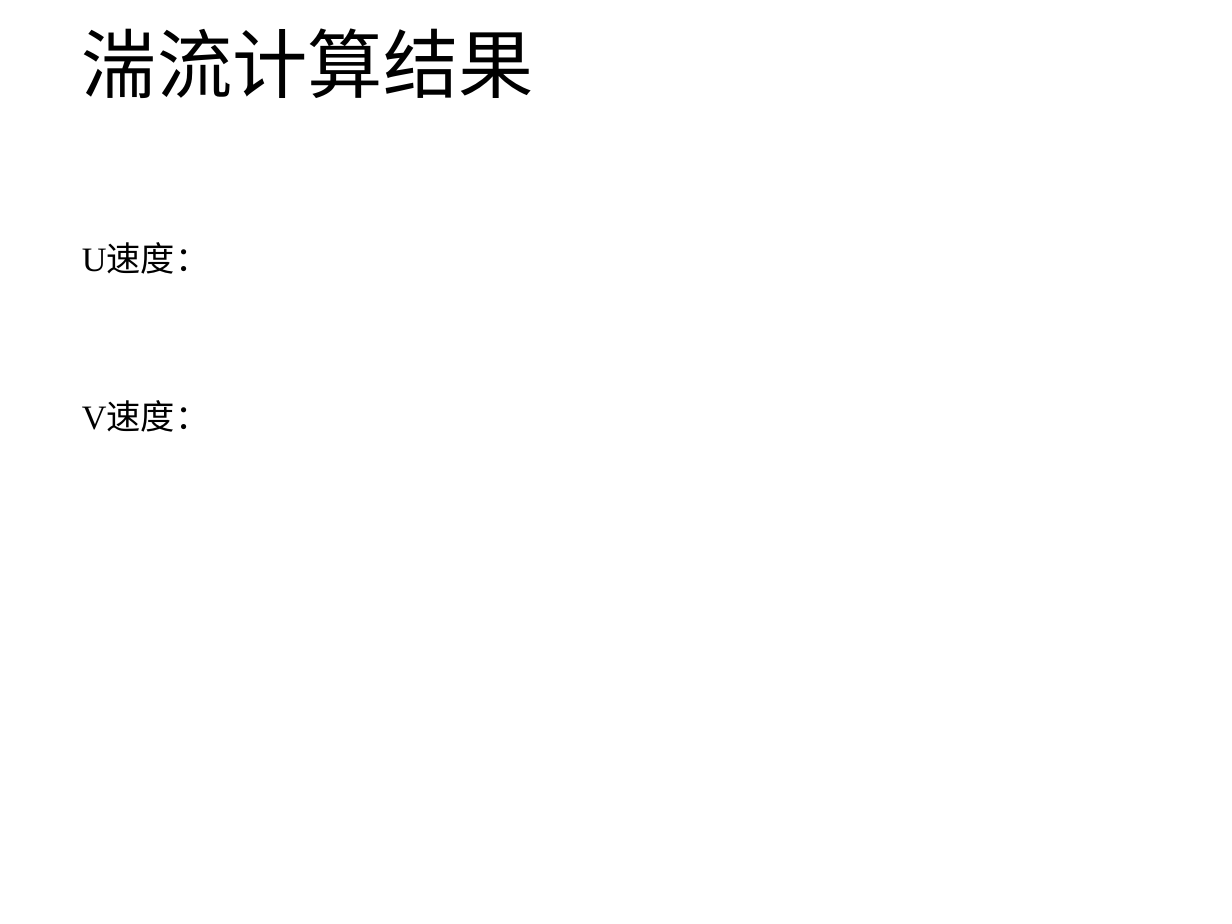
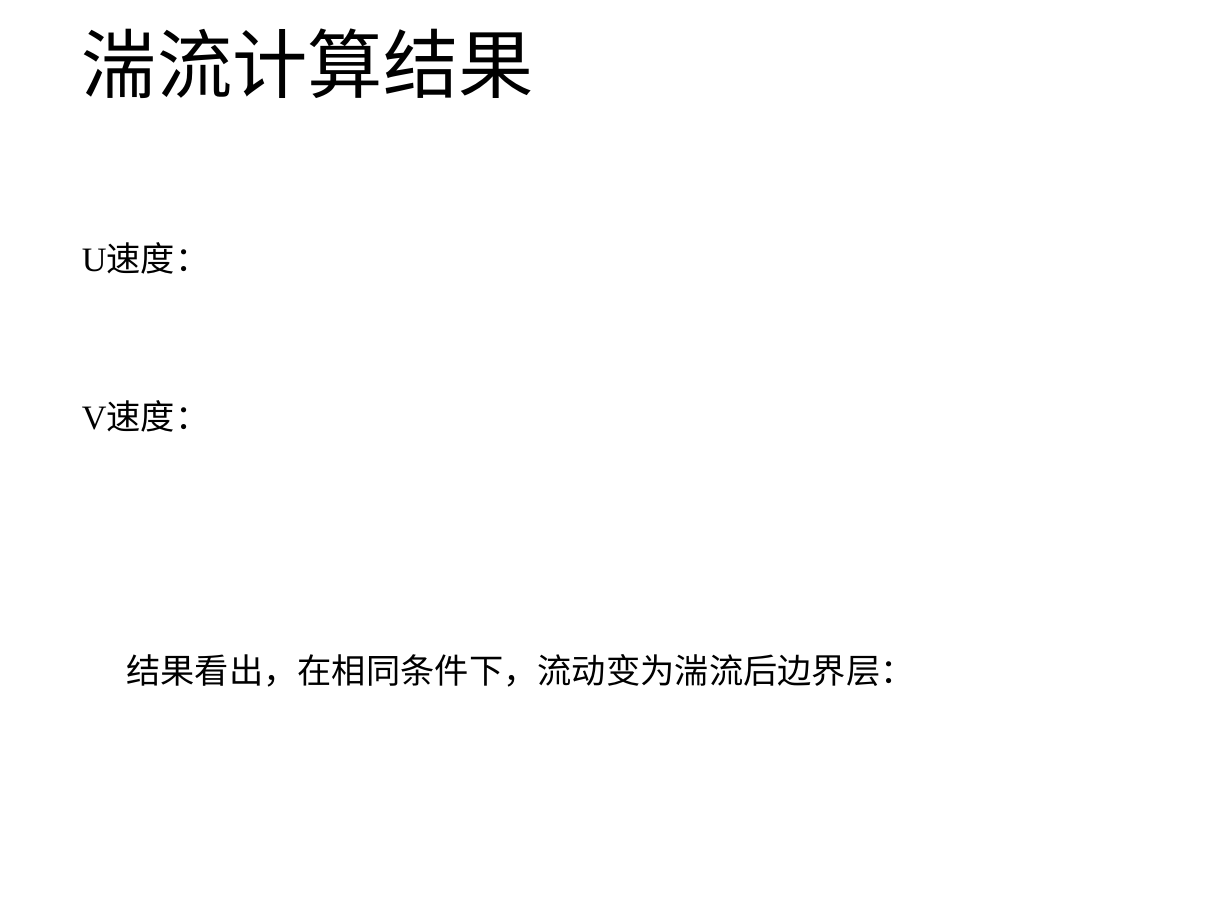
Before and after one commit to hohiroki/homework, a slide deck: slide 14 of NO1/NO1.pptx (slide 11 before the commit). Drawn at 1232x924 pixels with LibreOffice and Linux fonts; fonts in the diff are those of the drawing. Boxes give left, top, right and bottom in pixels: in the first picture for what was removed or moved away, otherwise in the second. Text is boxed around its words. In the diff, an @@ line names an element or a change of style, - is before the commit and + after.

```diff
--- a/NO1/NO1.pptx
+++ b/NO1/NO1.pptx
@@ text added at (126,654,914,687), 20 pt, text #000000 @@
+结果看出，在相同条件下，流动变为湍流后边界层：
```
Also in this commit, not shown: 7 other slides changed, 3 slides added, 3 other files.
